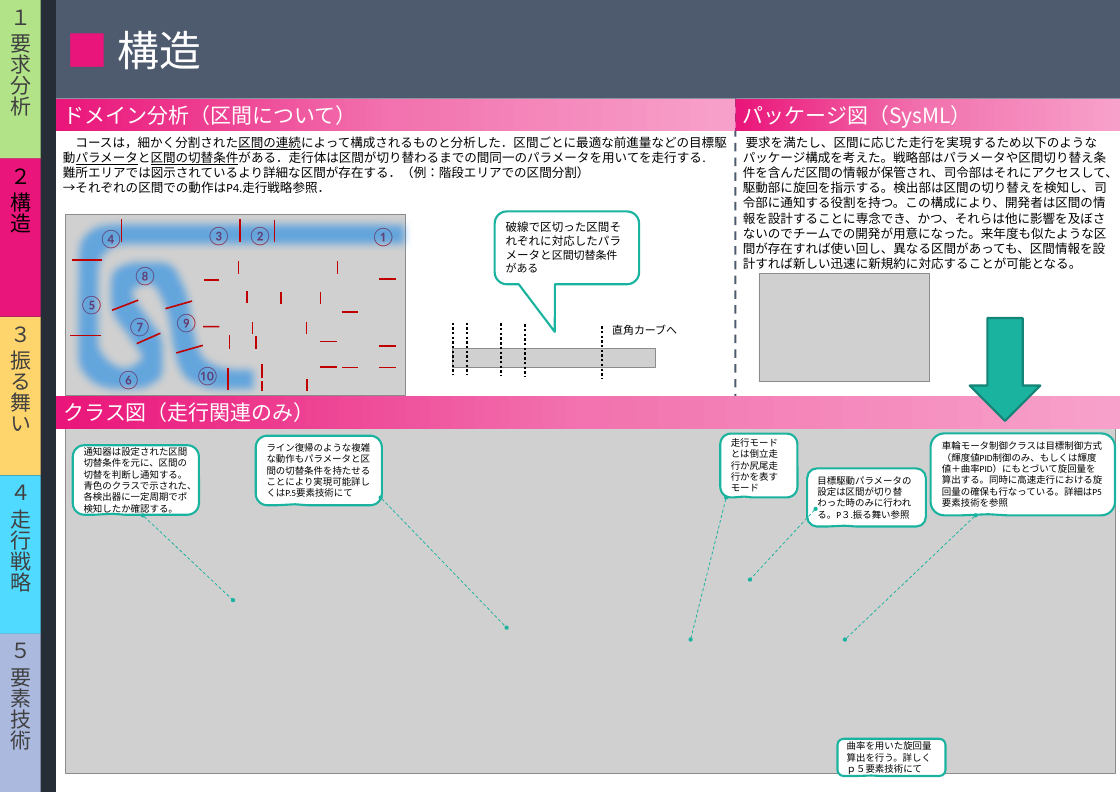
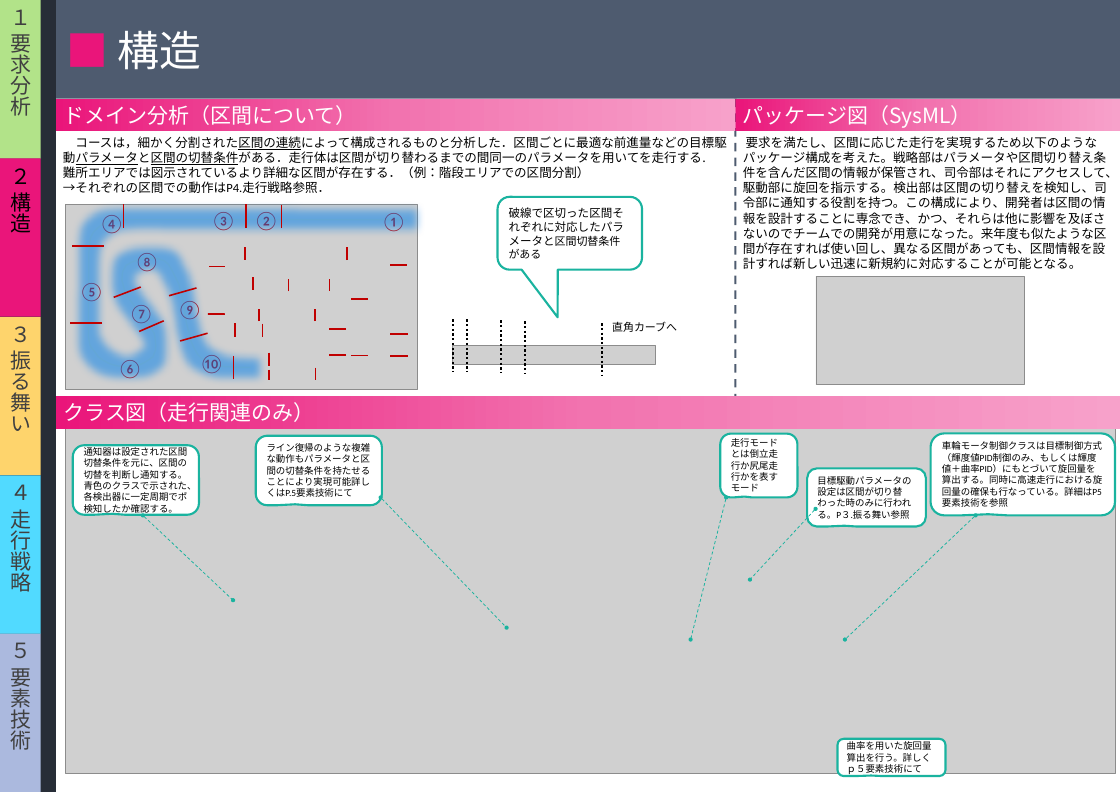
Before and after one commit to class-snct-rikitakelab/e-konbu2012, a slide deck: slide 3 of models/モデルシート HOMMA.pptx. Drawn at 1120x792 pixels with LibreOffice and Linux fonts; fonts in the diff are those of the drawing; grey boxes stand for pictures. Boxes give left, top, right and bottom in pixels: in the first picture for what was removed or moved away, otherwise in the second. Text is boxed around its words. In the diff, an @@ line names an element or a change of style, - is before the commit and + after.

```diff
--- a/models/モデルシート HOMMA.pptx
+++ b/models/モデルシート HOMMA.pptx
@@ picture: place and size @@
-picture at (66,215,405,396)
+picture at (66,204,417,389)
@@ freeform shape: place and size @@
-freeform shape at (87,234,395,378)
+freeform shape at (88,219,407,367)
@@ 7 lines, 4 texts, 1 rounded speech box: place and size @@
-7 lines, 4 texts, 1 rounded speech box at (121,211,639,387)
+7 lines, 4 texts, 1 rounded speech box at (124,197,642,376)
@@ 6 lines, 1 text: place and size @@
-6 lines, 1 text at (274,219,396,311)
+6 lines, 1 text at (282,205,407,298)
@@ 4 texts, 2 lines: place and size @@
-4 texts, 2 lines at (72,229,158,339)
+4 texts, 2 lines at (72,215,160,326)
@@ picture: place and size @@
-picture at (759,273,930,381)
+picture at (816,276,1024,384)
@@ line moved from (101, 335) - (70, 335) to (103, 323) - (70, 323) @@
@@ 8 lines: place and size @@
-8 lines at (176,321,262,391)
+8 lines at (180,309,269,380)
@@ 5 lines: place and size @@
-5 lines at (452,323,601,378)
+5 lines at (452,319,601,375)
@@ right arrow removed at (969,318,1040,421) @@
@@ text "⑥": place and size @@
-text "⑥" at (116,371,141,392)
+text "⑥" at (118,360,143,380)
@@ 7 lines: place and size @@
-7 lines at (307,321,396,390)
+7 lines at (315,309,408,380)
```
Also in this commit, not shown: 1 other slide changed, 1 other file.
